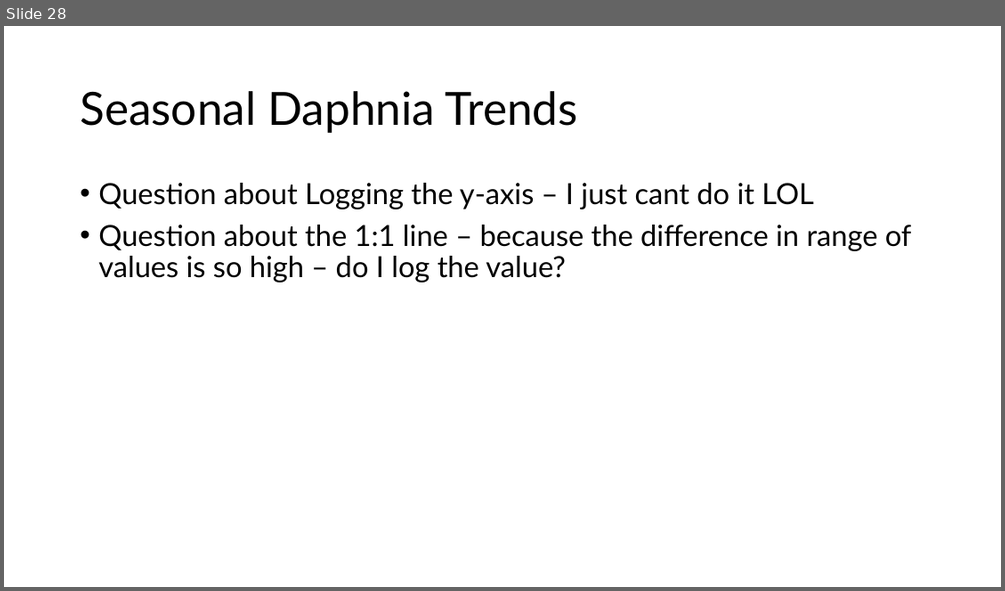
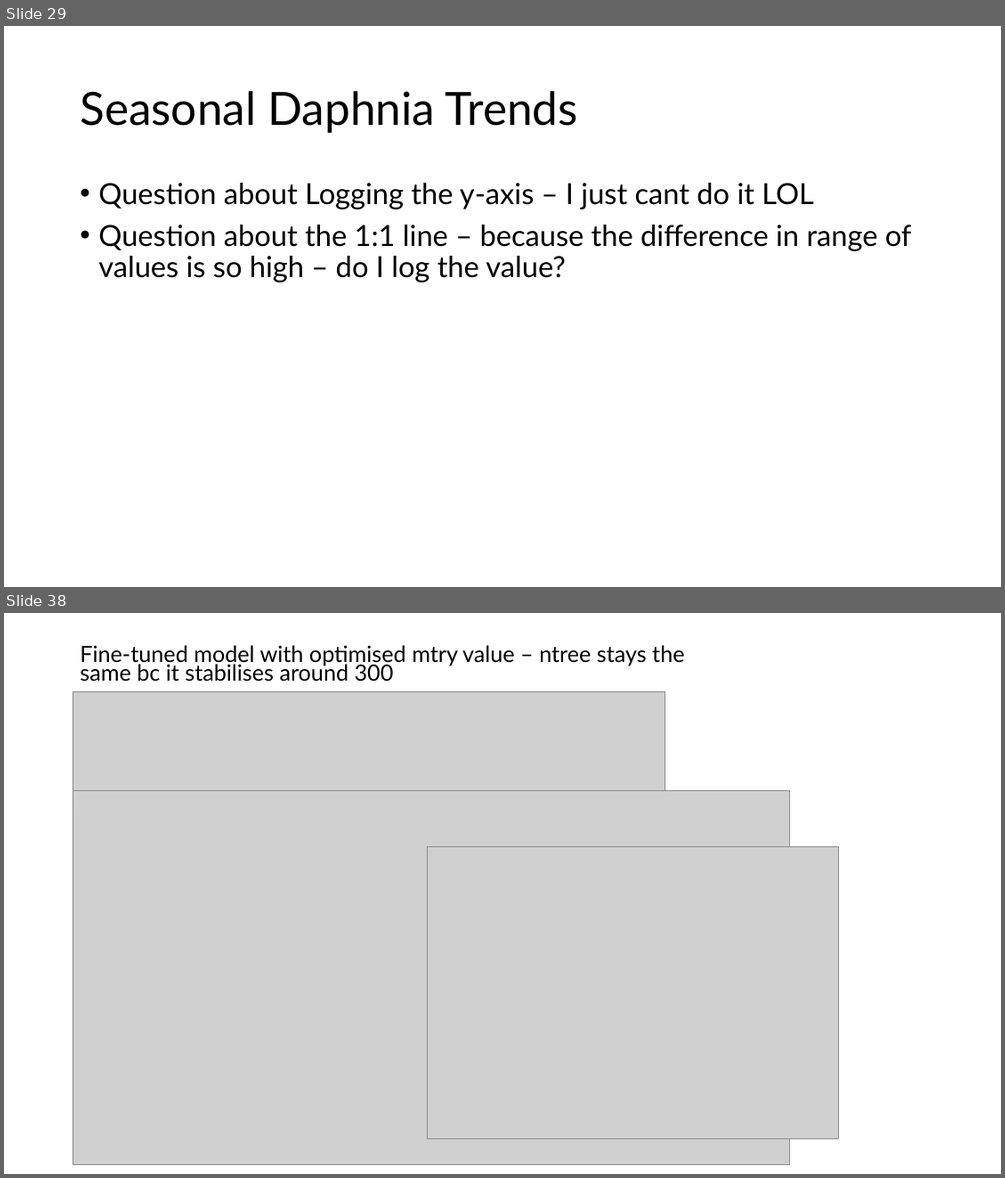
Before and after one commit to arielkoh02/dissertation-loch-leven, a slide deck: output/24.3.pptx. Shown one above the other, each under a label of ours: slide 28 before the commit, slides 29 and 38 after it; the slides between them are not shown. The pictures are 1005x591 and 1005x1178 pixels, drawn with LibreOffice and Linux fonts; fonts in the diff are those of the drawing; grey boxes stand for pictures. Boxes give left, top, right and bottom in pixels: in the first picture for what was removed or moved away, otherwise in the second. Text is boxed around its words. In the diff, an @@ line names an element or a change of style, - is before the commit and + after.

```diff
--- a/output/24.3.pptx
+++ b/output/24.3.pptx
@@ slide 38 added at (x1=4, y1=613, x2=1001, y2=1174), background #FFFFFF @@
@@ text added at (x1=80, y1=645, x2=684, y2=682), 21.6 pt, text #000000 @@
+Fine-tuned model with optimised mtry value – ntree stays the same bc it stabilises around 300
@@ picture added at (x1=73, y1=691, x2=666, y2=814) @@
@@ picture added at (x1=73, y1=791, x2=789, y2=1165) @@
@@ picture added at (x1=427, y1=846, x2=838, y2=1138) @@
@@ what was slide 28 is now slide 29 @@
```
Also in this commit, not shown: 3 slides changed, 8 other slides added, 3 other files.
